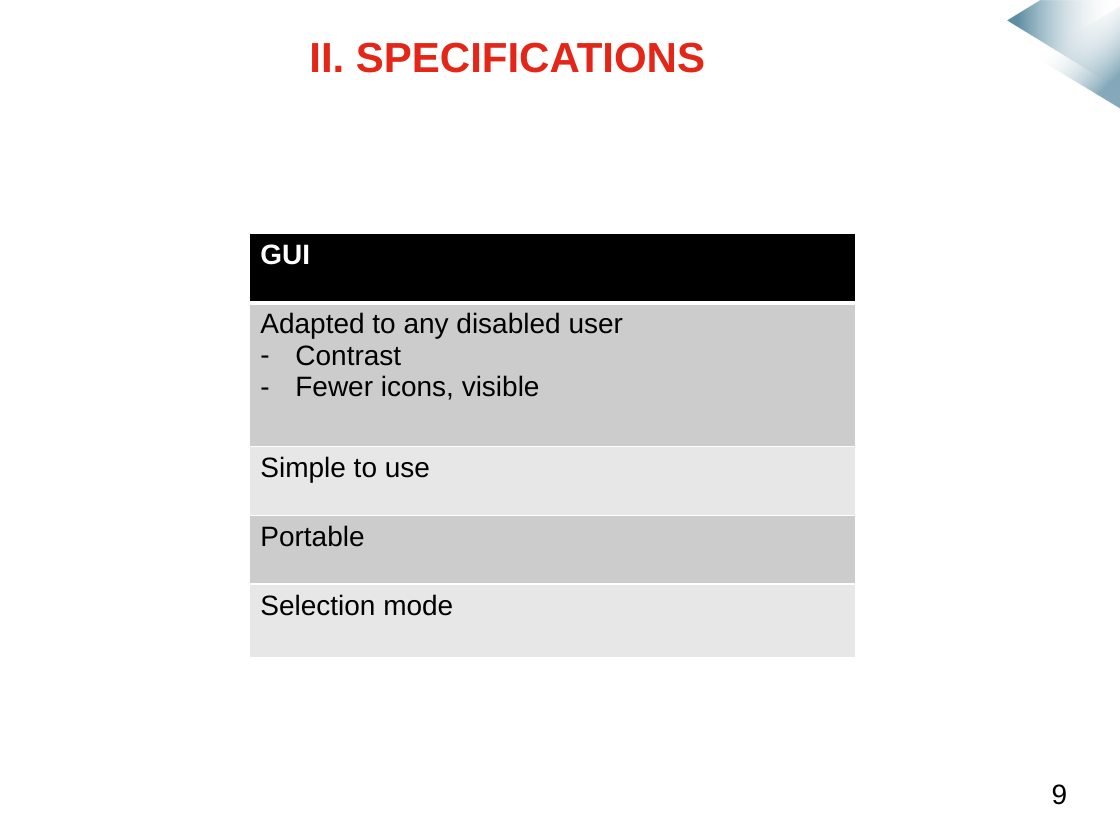
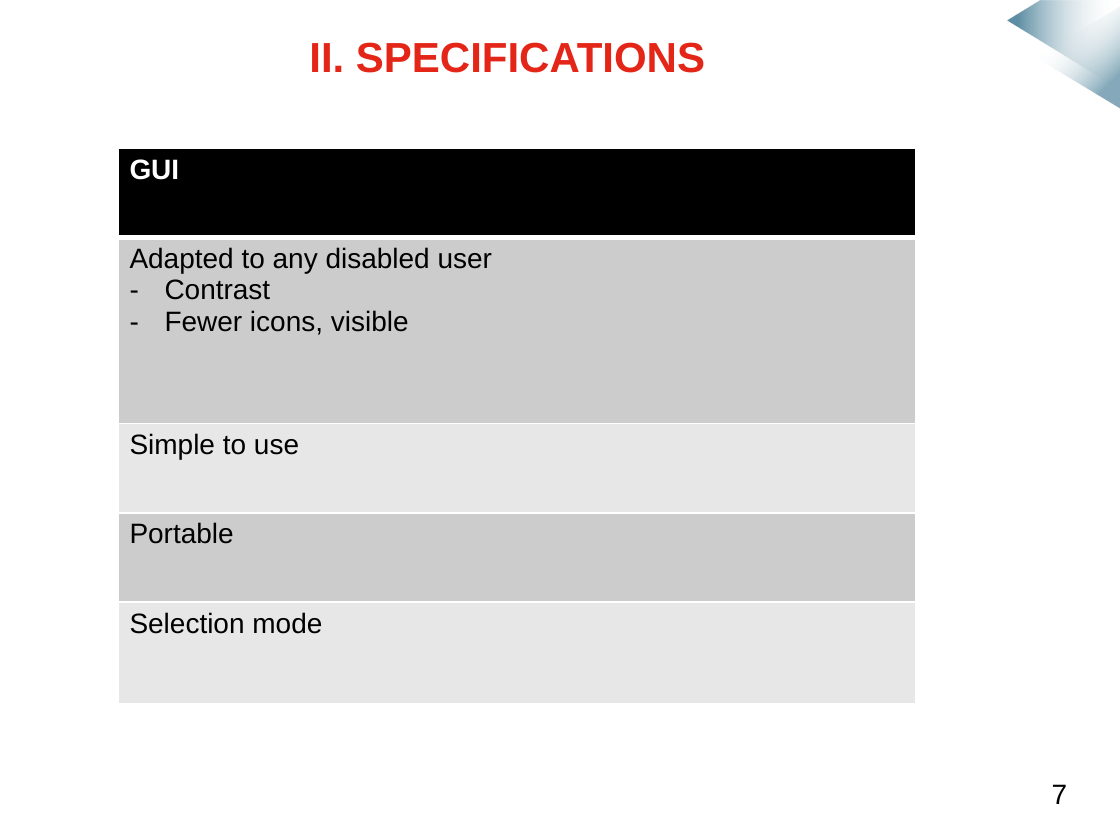
Before and after one commit to mmeven/EP_Domotique_Tablette, a slide deck: slide 7 of Rendu/Diapo_prototype_janvier.pptx. Drawn at 1120x840 pixels with LibreOffice and Linux fonts; fonts in the diff are those of the drawing; background and template pictures are left out. Boxes give left, top, right and bottom in pixels: in the first picture for what was removed or moved away, otherwise in the second. Text is boxed around its words. In the diff, an @@ line names an element or a change of style, - is before the commit and + after.

```diff
--- a/Rendu/Diapo_prototype_janvier.pptx
+++ b/Rendu/Diapo_prototype_janvier.pptx
@@ table: place and size @@
-table at (250,234,856,663)
+table at (119,148,916,703)
@@ text at (1052,784,1068,804): text changed @@
-9
+7
```
Also in this commit, not shown: 12 other slides changed.
